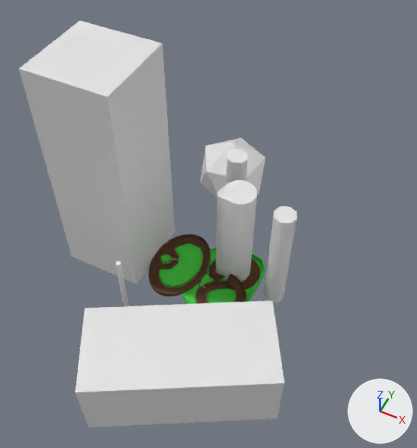
The glTF model assets/level4.glb, before and after one commit.
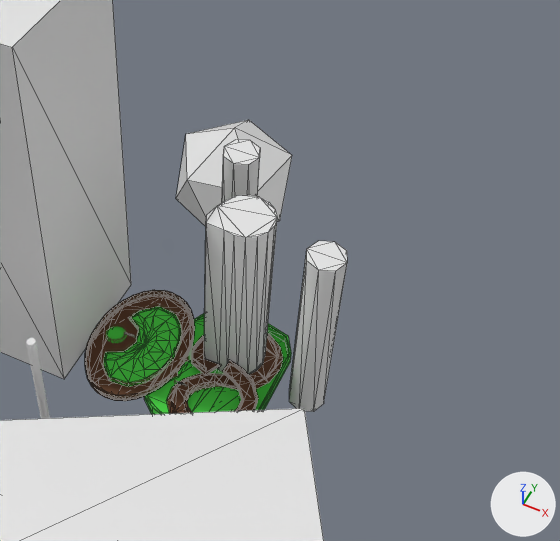
Each version is shown whole from a 50 mm camera at (215.0, -355.0, 534.0) aimed at (31.0, 13.0, 74.0), then close up on the part from 24% to 100% of the width and 16% to 84% of the height. The axes (+X, +Y, +Z) are drawn at lower right. The lights are the same throughout. The close-ups show mesh edges as thin lines. Where no turn or scale is listed for an object, it has been applied to the vertices. Vertices at the same position are counted once.

The older version as bpy lines, for what is in view:
```python
me_cube_017 = bpy.data.meshes.new('Cube.017')
me_cube_017.from_pydata(...)  # 80 vertices, 156 faces; spans x -40.7..30.7, y -51.7..51.7, z -4.1..6.8
me_cube_017.materials.append(mat_grass_001)  # green #49d645
me_cylinder_003 = bpy.data.meshes.new('Cylinder.003')
me_cylinder_003.from_pydata(...)  # 288 vertices, 573 faces; spans x -29.3..28.2, y -46.6..48.0, z -2.0..17.4
me_cylinder_003.materials.append(mat_dirt)  # brown #5d3c26
me_cylinder_007 = bpy.data.meshes.new('Cylinder.007')
me_cylinder_007.from_pydata(...)  # an 8-sided cylinder along z spanning x -11.8..11.8, y -11.8..11.8, z -66.6..66.6
me_cylinder_007.materials.append(mat_material)  # white #e7e7e7
ob_cube_003_col_001 = bpy.data.objects.new('Cube.003-col.001', me_cube_017)
ob_cube_003_col_001.location = (61.9, 0.0, -0.6)
ob_cylinder_002 = bpy.data.objects.new('Cylinder.002', me_cylinder_007)
ob_cylinder_002.location = (111.7, 15.8, 58.4)
ob_track2_col = bpy.data.objects.new('track2-col', me_cylinder_003)
ob_track2_col.location = (61.9, 0.0, -0.6)
# also in view: 'Cylinder.005' at (-26.0, -76.0, 9.0); 'Cylinder.003-col' at (60.0, 21.0, 62.0); 'Cube.001' at (-76.0, 0.0, 126.0); 'Icosphere' at (-13.0, 172.0, 1.0); 'Cube.002' at (64.0, -115.0, 8.0)
```
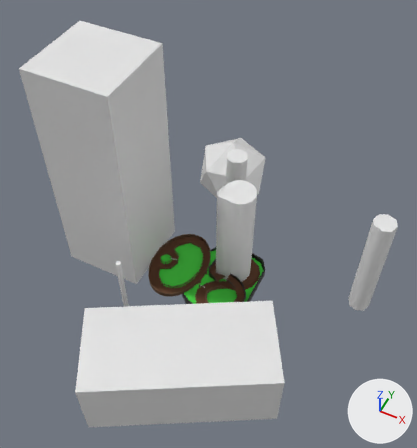
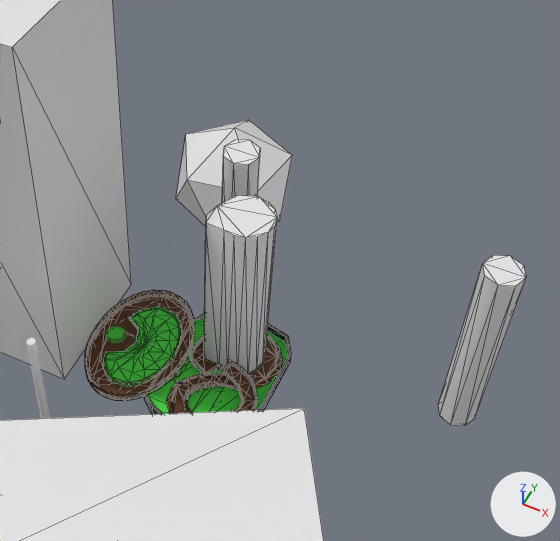
Scene script edits in JSON lines:
```json
{"block": "me_cube_017", "where": "me_cube_017.from_pydata(...)  # 80 vertices, 156 faces; spans x -40.7..30.7, y -51.7..51.7, z -4.1..6.8"}
{"block": "me_cube_017", "where": "# used by ob_cube_003_col_001; location = (61.9, 0.0, -0.6)"}
{"block": "me_cube_017", "change": "me_cube_017 part 1: 90 faces spanning x -40.7..30.7, y -51.7..51.7, z -4.1..6.8 switch from mat_grass_001 (green #49d645) to mat_black (black #1d1d1d)"}
{"op": "set", "path": "ob_cylinder_002.location", "old": "(111.7, 15.8, 58.4)", "new": "(200.7, 48.3, 58.4)"}
```

Where the change shows, as pixel boxes (x1, y1, x2, y2) in the close-ups (560 x 541 px):
```json
{"object": "Cylinder.002", "change": "moved", "before": [289, 241, 347, 412], "after": [439, 255, 526, 426]}
{"part": 1, "of": "me_cube_017", "change": "recoloured", "before": [144, 313, 291, 414], "after": [144, 313, 291, 414], "on screen": "green to grey"}
```
